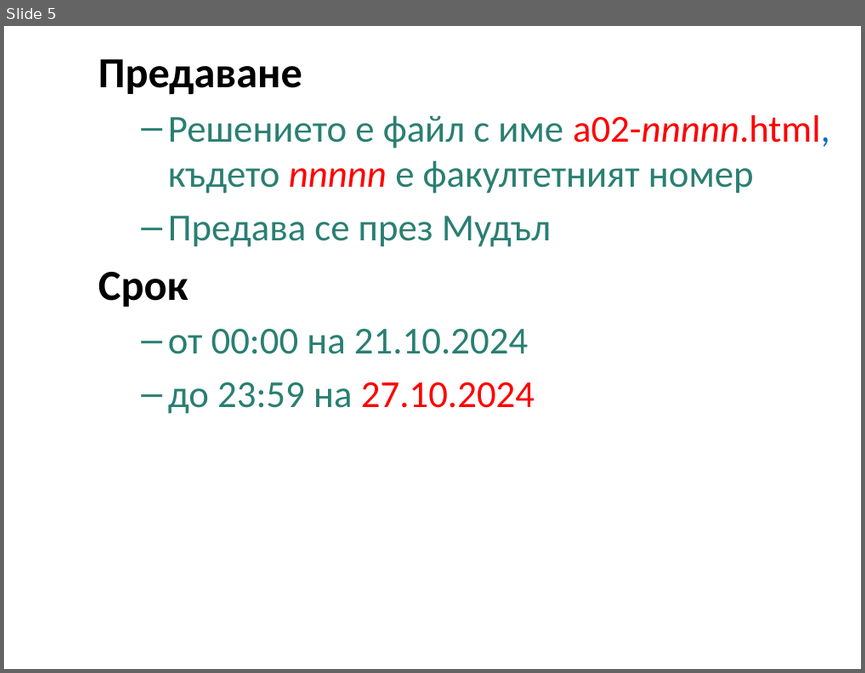
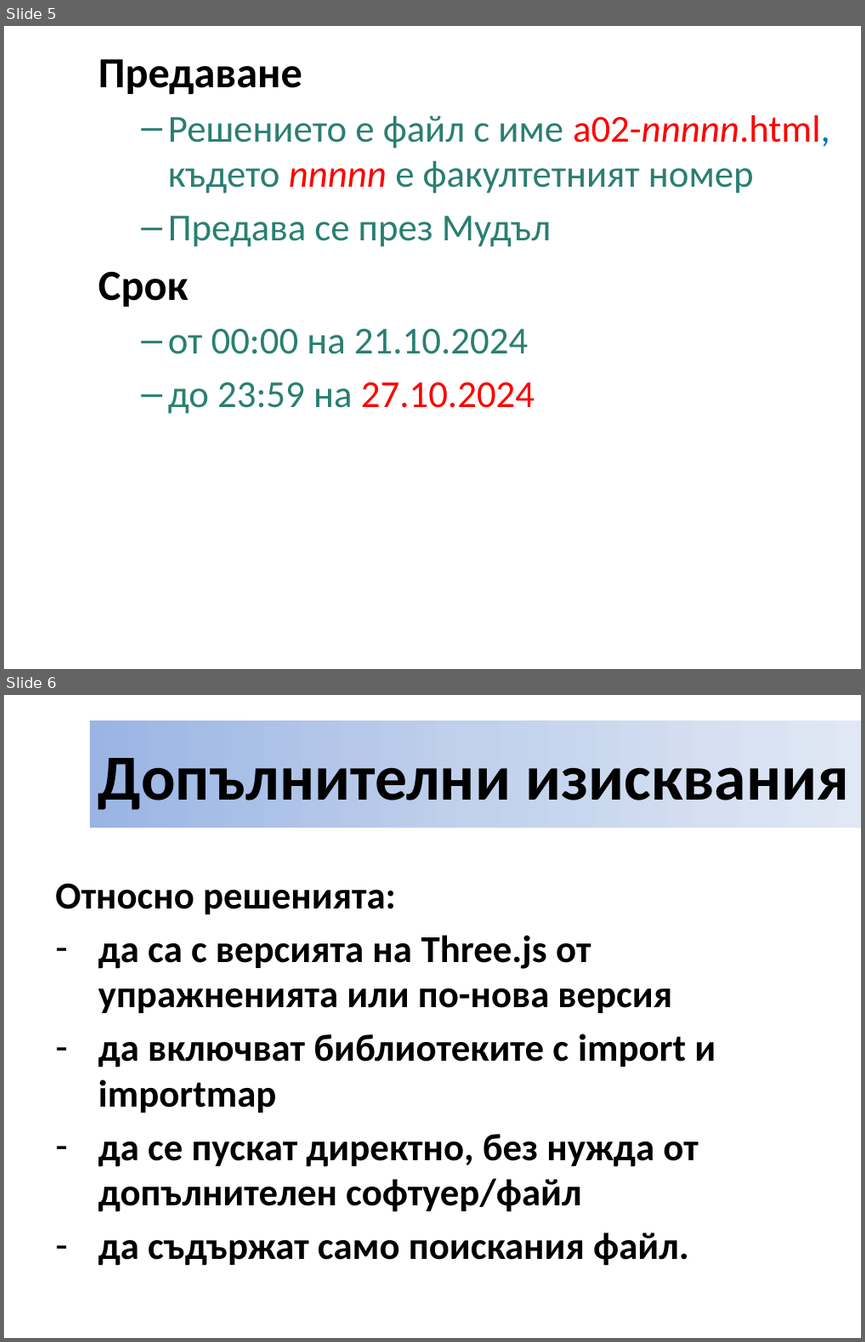
Before and after one commit to Eko199/Computar-Graphics-Fundamentals-Course, a slide deck: Problem A02/Problem A02.pptx. Shown one above the other, each under a label of ours: slide 5 before the commit, slides 5 and 6 after it. The pictures are 865x673 and 865x1342 pixels, drawn with LibreOffice and Linux fonts; fonts in the diff are those of the drawing. Boxes give left, top, right and bottom in pixels: in the first picture for what was removed or moved away, otherwise in the second. Text is boxed around its words. In the diff, an @@ line names an element or a change of style, - is before the commit and + after.

```diff
--- a/Problem A02/Problem A02.pptx
+++ b/Problem A02/Problem A02.pptx
@@ slide 6 added at <box>4,695,861,1338</box>, background #FFFFFF @@
@@ title added at <box>90,721,861,828</box>, fill gradient #9AB5E4 to #C2D1ED to #E1E8F5, 54 pt, text #000000, bold @@
+Допълнителни изисквания
@@ text added at <box>55,883,715,1265</box>, 32 pt, text #000000, bold @@
+Относно решенията:
+– да са с версията на Three.js от упражненията или по-нова версия
+– да включват библиотеките с import и importmap
+– да се пускат директно, без нужда от допълнителен софтуер/файл
+– да съдържат само поискания файл.
```
Also in this commit, not shown: 15 other files.
